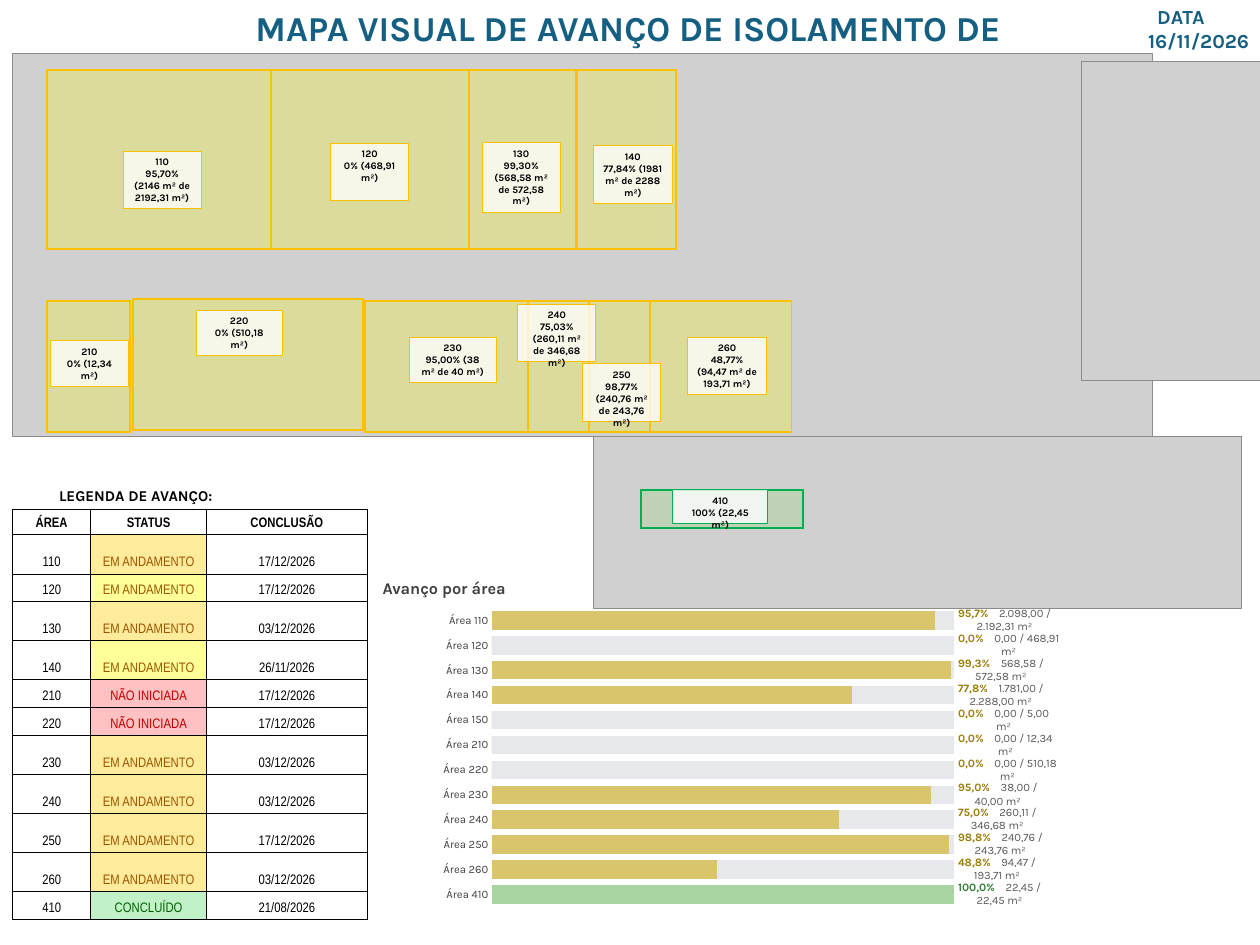
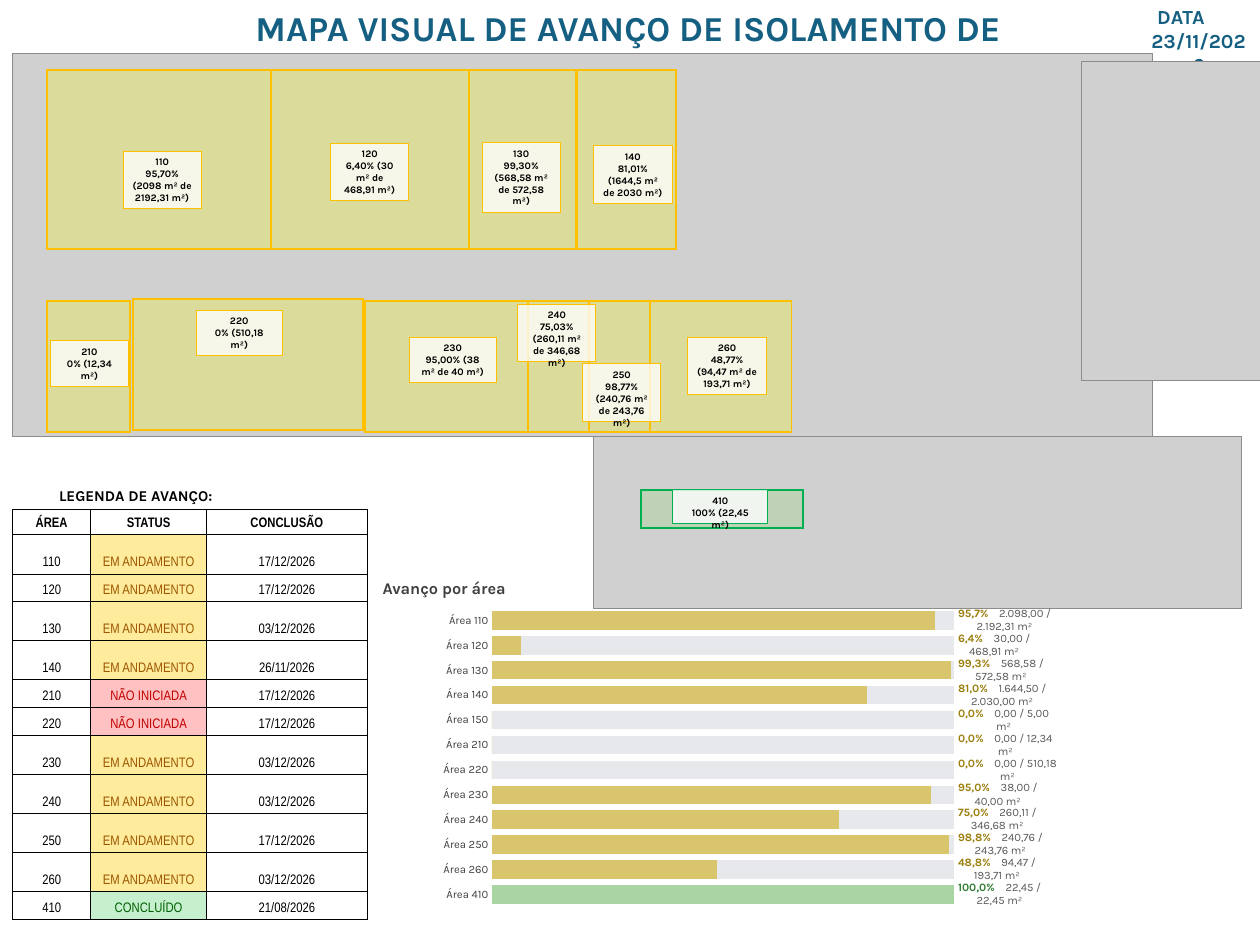
Before and after one commit to talisoncmartins91/termal-insulation, a slide deck: slide 5 of acompanhamento/modelo/apresentacao_semanal.pptx. Drawn at 1260x945 pixels with LibreOffice and Linux fonts; fonts in the diff are those of the drawing; grey boxes stand for pictures. Boxes give left, top, right and bottom in pixels: in the first picture for what was removed or moved away, otherwise in the second. Text is boxed around its words. In the diff, an @@ line names an element or a change of style, - is before the commit and + after.

```diff
--- a/acompanhamento/modelo/apresentacao_semanal.pptx
+++ b/acompanhamento/modelo/apresentacao_semanal.pptx
@@ text at (1151, 11, 1245, 54): text changed @@
-DATA 16/11/2026
+DATA 23/11/2026
@@ text in rectangle at (133, 158, 191, 203): text changed @@
-110
-95,70% (2146 m² de 2192,31 m²)
+110
+95,70% (2098 m² de 2192,31 m²)
@@ text in rectangle at (344, 150, 395, 195): text changed @@
-120
-0% (468,91 m²)
+120
+6,40% (30 m² de 468,91 m²)
@@ text in rectangle at (603, 153, 663, 197): text changed @@
-140
-77,84% (1981 m² de 2288 m²)
+140
+81,01% (1644,5 m² de 2030 m²)
@@ table at (13, 509, 368, 920) @@
@@ fill #FFFF99 to #FFEB9C in 2 cells @@
@@ fill #C2F1C8 to #C6EFCE in row 12, column 2 @@
@@ bar chart at (382, 605, 1224, 910) @@
@@ data labels of Series 1 changed @@
@@ Series 2, Área 120: 0 to 6 @@
@@ Series 2, Área 140: 78 to 81 @@
@@ value axis changed @@
```
Also in this commit, not shown: 6 other slides changed.
